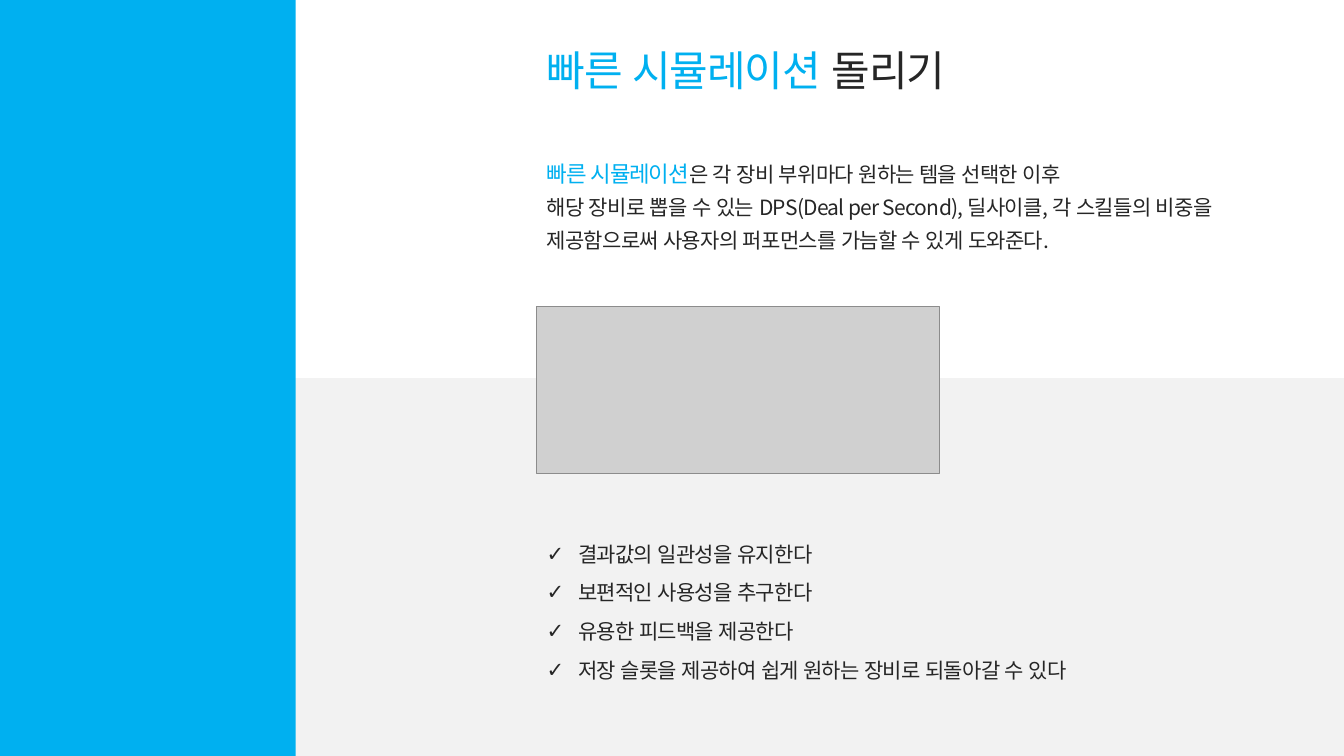
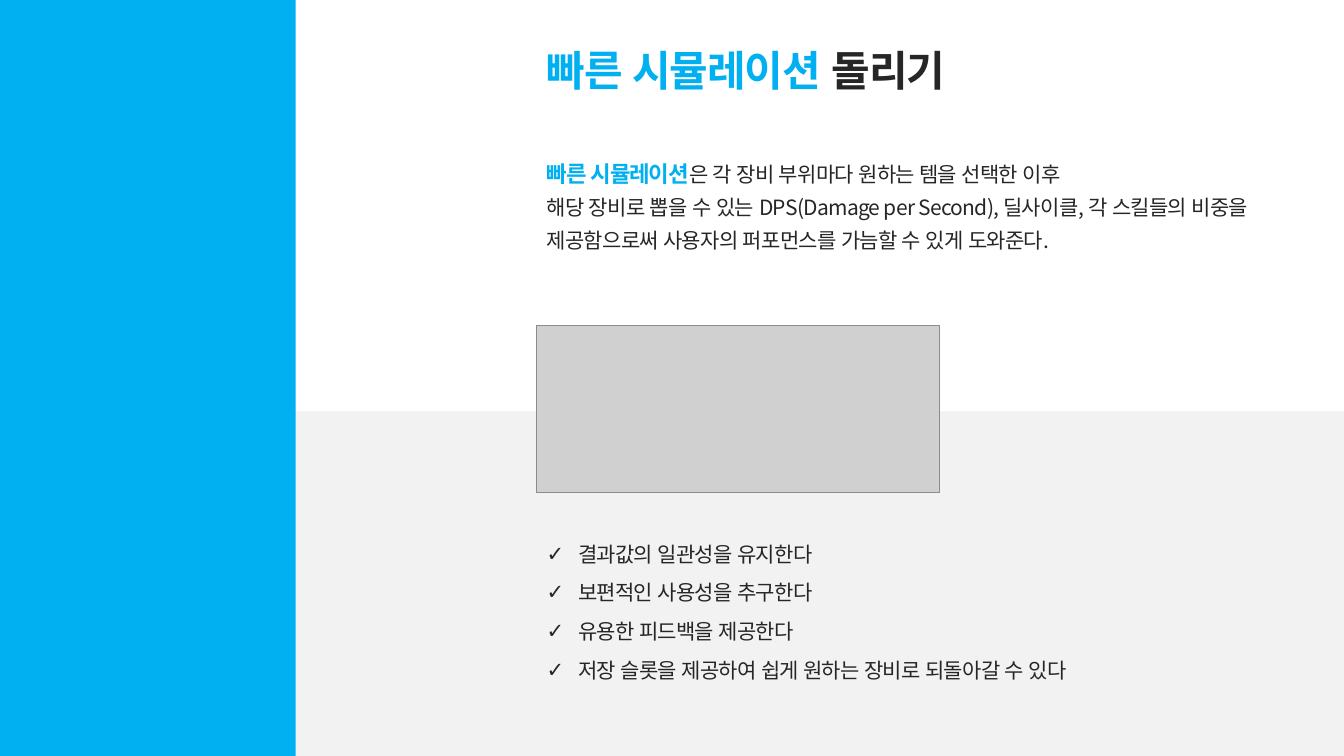
Before and after one commit to junyeopN/blog, a slide deck: slide 7 of download/FFXIV_SIMHELPER_사용설명서.pptx. Drawn at 1344x756 pixels with LibreOffice and Linux fonts; fonts in the diff are those of the drawing; grey boxes stand for pictures. Boxes give left, top, right and bottom in pixels: in the first picture for what was removed or moved away, otherwise in the second. Text is boxed around its words. In the diff, an @@ line names an element or a change of style, - is before the commit and + after.

```diff
--- a/download/FFXIV_SIMHELPER_사용설명서.pptx
+++ b/download/FFXIV_SIMHELPER_사용설명서.pptx
@@ text "빠른 시뮬레이션 돌리기" at <box>547,50,946,90</box>: bold on @@
@@ text at <box>547,163,1061,184</box>: bold on in "빠른 시뮬레이션은" @@
@@ text at <box>547,197,1249,220</box>: text changed @@
-해당 장비로 뽑을 수 있는 DPS(Deal per Second), 딜사이클, 각 스킬들의 비중을
+해당 장비로 뽑을 수 있는 DPS(Damage per Second), 딜사이클, 각 스킬들의 비중을
@@ picture: place and size @@
-picture at <box>537,307,941,473</box>
+picture at <box>537,326,941,492</box>
@@ rectangle: place and size @@
-rectangle at <box>0,378,1344,756</box>
+rectangle at <box>0,411,1344,756</box>
```
Also in this commit, not shown: 17 other slides changed, 18 other files.
